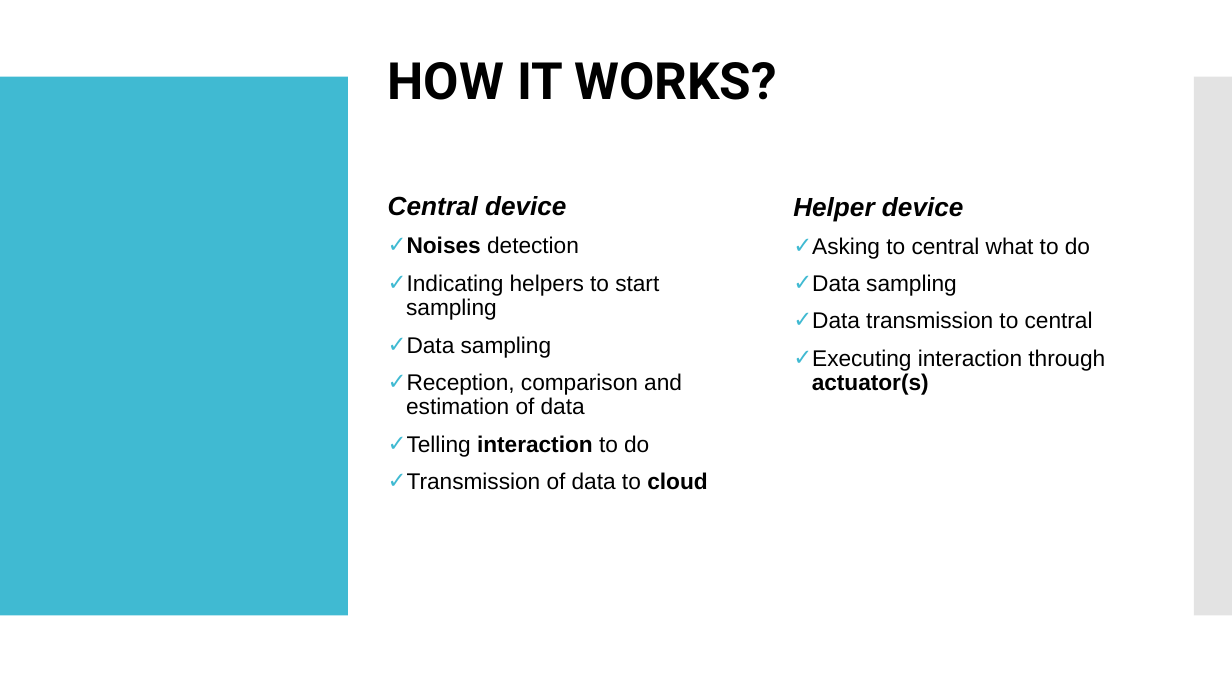
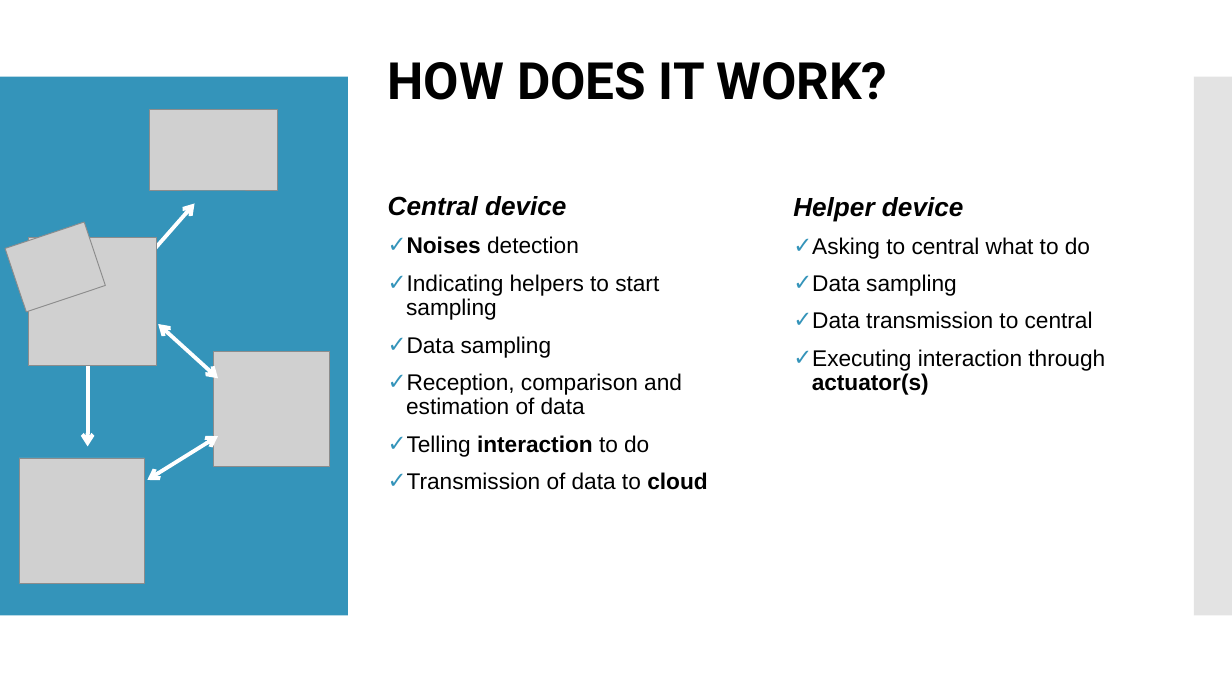
Before and after one commit to LorenzoPecorari/iot_project, a slide deck: slide 5 of iot_pres.pptx. Drawn at 1232x693 pixels with LibreOffice and Linux fonts; fonts in the diff are those of the drawing; grey boxes stand for pictures; background and template pictures are left out. Boxes give left, top, right and bottom in pixels: in the first picture for what was removed or moved away, otherwise in the second. Text is boxed around its words. In the diff, an @@ line names an element or a change of style, - is before the commit and + after.

```diff
--- a/iot_pres.pptx
+++ b/iot_pres.pptx
@@ rectangle at (0, 77, 348, 616): fill #40BAD2 to #3494BA @@
@@ title at (388, 62, 887, 100): text changed @@
-HOW IT WORKS?
+HOW DOES IT WORK?
@@ picture added at (150, 110, 278, 190) @@
@@ double arrow added from (195, 203) to (141, 264), #FFFFFF 3 pt @@
@@ picture added at (5, 222, 105, 312) @@
@@ picture added at (29, 238, 157, 366) @@
@@ double arrow added from (158, 324) to (218, 378), #FFFFFF 3 pt @@
@@ double arrow added from (88, 348) to (88, 446), #FFFFFF 3 pt @@
@@ picture added at (213, 351, 329, 467) @@
@@ double arrow added from (218, 436) to (147, 480), #FFFFFF 3 pt @@
@@ picture added at (19, 458, 145, 584) @@
```
Also in this commit, not shown: 5 other slides changed.
